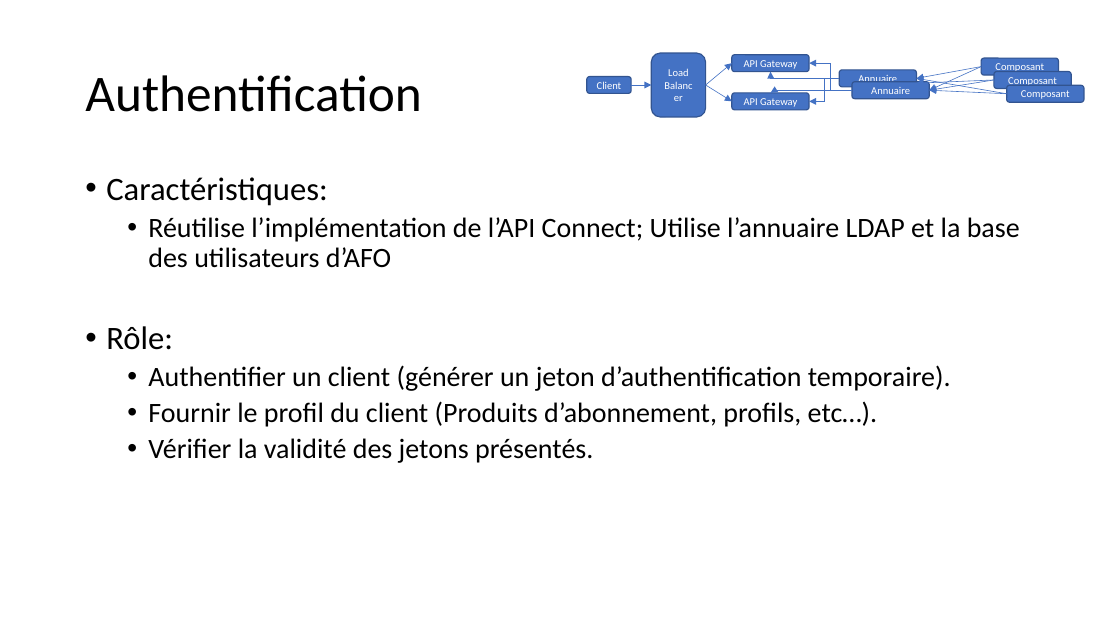
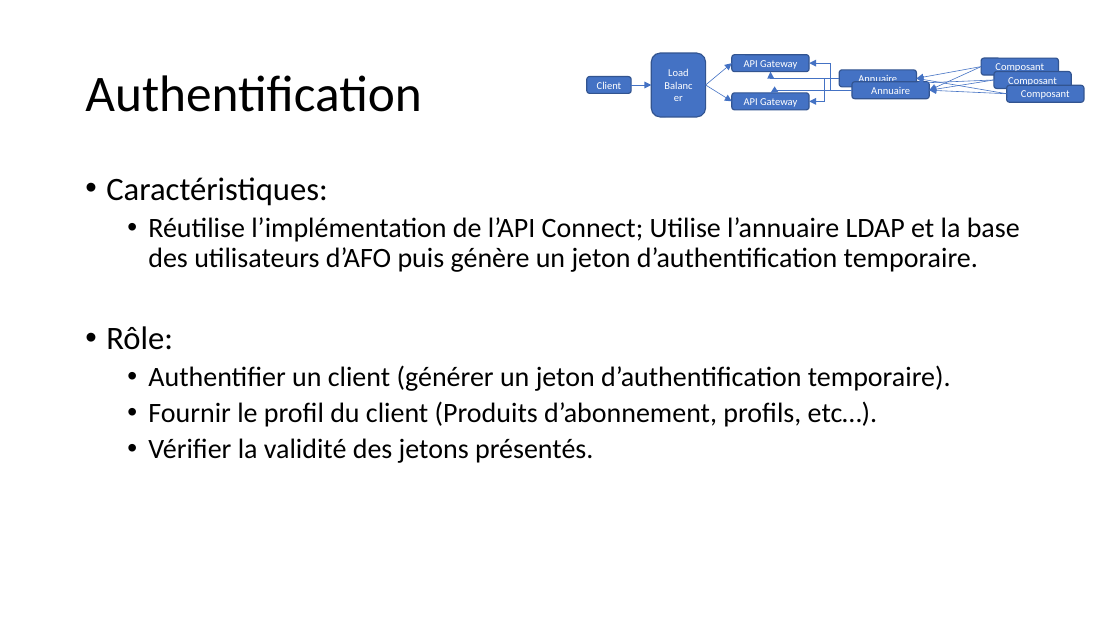
Before and after one commit to apulcino/MSAFO, a slide deck: slide 12 of maquette.pptx (slide 10 before the commit). Drawn at 1120x630 pixels with LibreOffice and Linux fonts; fonts in the diff are those of the drawing. Boxes give left, top, right and bottom in pixels: in the first picture for what was removed or moved away, otherwise in the second. Text is boxed around its words. In the diff, an @@ line names an element or a change of style, - is before the commit and + after.

```diff
--- a/maquette.pptx
+++ b/maquette.pptx
@@ text at bbox=[148, 217, 1020, 272]: text changed @@
-  • Réutilise l’implémentation de l’API Connect; Utilise l’annuaire LDAP et la base des utilisateurs d’AFO
+  • Réutilise l’implémentation de l’API Connect; Utilise l’annuaire LDAP et la base des utilisateurs d’AFO puis génère un jeton d’authentification temporaire.
```
Also in this commit, not shown: 3 other slides changed, 8 slides added, 2 other files.
